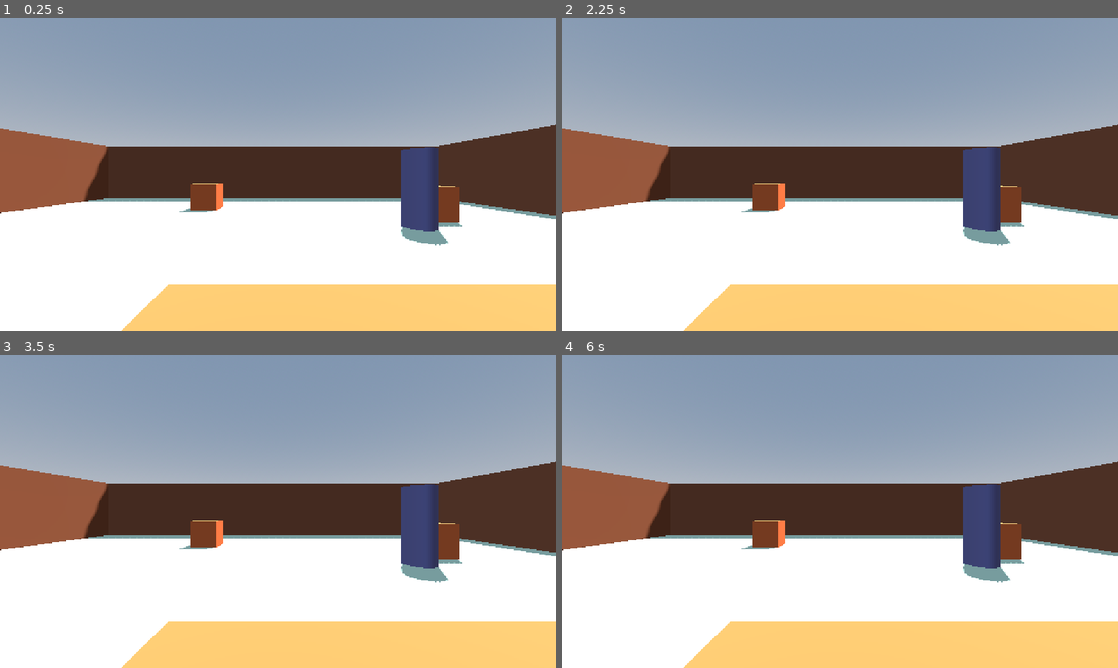
Above: before the commit, frames 1-4 (two rows, left to right).
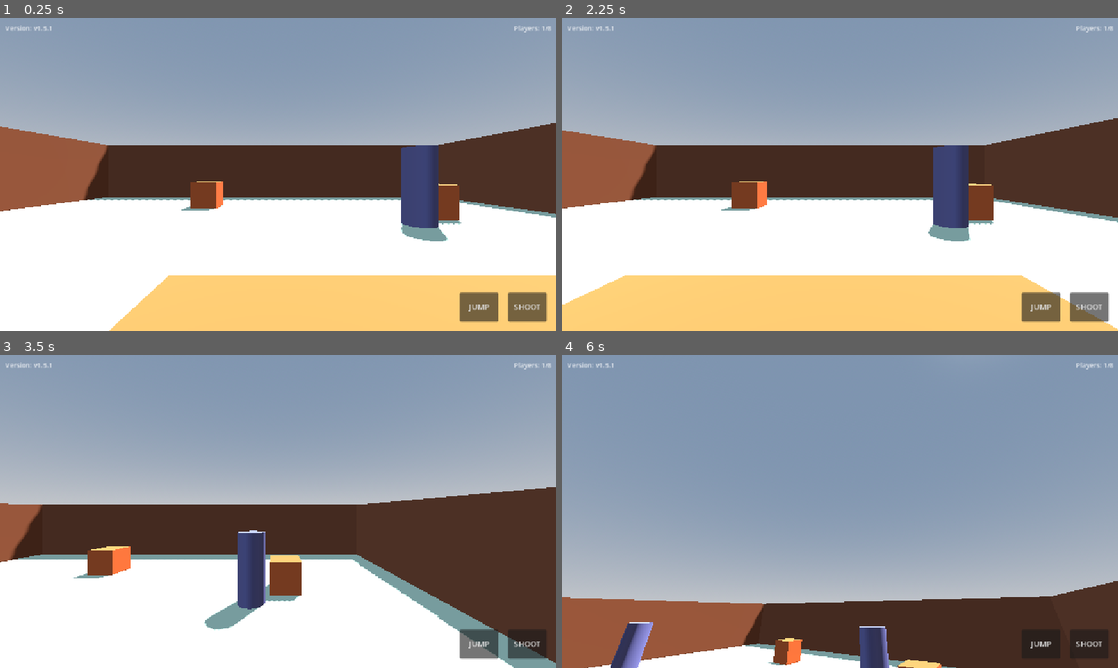
Above: after the commit, the same moments.

Repository: shikiuku/SimpleFPS
Game: Godot game, scene res://scenes/TestLevel.tscn
Two runs of this game, one before a commit and one after it. Both use one fixed random seed, a clock stepped at 60 frames per second and the inputs below. This scene is started directly instead of the project's main scene.
Inputs (mouse positions are in pixels of both pictures, inside the frame that each line leads up to):
- Up to frame 1 (0.25 s): no input
- Up to frame 2 (2.25 s): click (1090, 305) at 0.5 s, where only the run after the commit has a clickable "SHOOT"; click (1040, 305) at 1.25 s, where only the run after the commit has a clickable "JUMP"; tap Enter at 2 s; move the mouse to (962, 158) at 2.02 s; hold D (move_right) from 2.03 s (still down); hold Shift (run) from 2.03 s (still down)
- Up to frame 3 (3.5 s): tap Space (jump) at 2.27, 2.57 s; click (400, 495) at 2.3 s; release D (move_right) at 2.75 s; release Shift (run) at 2.75 s; drag from (166, 527) to (250, 574) at 2.77 s
- Up to frame 4 (6 s): move the mouse to (895, 442) at 3.52 s; hold D (move_right) 3.53-4.25 s; hold Shift (run) 3.53-4.25 s; tap Space (jump) at 3.6, 5.27, 5.3, 5.57 s; click (895, 442) at 3.67 s; drag from (812, 574) to (673, 464) at 4.27 s; move the mouse to (1006, 558) at 5.02 s; press the mouse at (1006, 558) at 5.03 s; hold A (move_left) 5.03-5.75 s; release the mouse at (1006, 558) at 5.75 s; drag from (673, 464) to (756, 433) at 5.77 s

The runs differ from the first frame. In frame 1, 5.4% of the frame differs, in the area x 0-100%, y 2-100%; in frame 2, 15%; in frame 3, 35%; in frame 4, 68%.
Error before the commit: Parse Error: Function "_on_mobile_move_input" has the same name as a previously declared function. (res://scripts/SimpleFPSController.gd:245)

Commit message:
プレイヤースポーン重複修正と表示上限を8人に変更: v1.5.1

Diff:
--- a/scenes/SimpleFPSPlayer.tscn
+++ b/scenes/SimpleFPSPlayer.tscn
@@ -15,12 +15,6 @@
 
 [node name="FPSPlayer" type="CharacterBody3D"]
 script = ExtResource("1_abc123")
-walk_speed = null
-run_speed = null
-jump_velocity = null
-mouse_sensitivity = null
-sync_position = null
-sync_rotation_y = null
 
 [node name="CollisionShape3D" type="CollisionShape3D" parent="."]
 shape = SubResource("CapsuleShape3D_1")
--- a/scripts/GameUI.gd
+++ b/scripts/GameUI.gd
@@ -4,7 +4,7 @@
 @onready var player_count_label = $PlayerCountLabel
 
 # ゲームのバージョン
-const VERSION = "v1.5.0"
+const VERSION = "v1.5.1"
 
 func _ready():
 	# バージョンを表示
@@ -32,7 +32,7 @@
 	if multiplayer.has_multiplayer_peer():
 		peer_count = multiplayer.get_peers().size() + 1  # +1 for self
 
-	player_count_label.text = "Players: " + str(peer_count) + "/4"
+	player_count_label.text = "Players: " + str(peer_count) + "/8"
 
 	# デバッグ情報
 	if multiplayer.has_multiplayer_peer():
--- a/scripts/SimpleFPSController.gd
+++ b/scripts/SimpleFPSController.gd
@@ -67,8 +67,17 @@
 
 	# Web版でも表示するように強制
 	var result = is_mobile_os or has_touchscreen or os_name == "Web"
-	print("SimpleFPSController mobile detection - OS: ", os_name, " Result: ", result)
+
+	# デバッグメッセージを1回だけ出力（静的変数で管理）
+	@warning_ignore("static_called_on_instance")
+	if not _mobile_detection_printed:
+		print("SimpleFPSController mobile detection - OS: ", os_name, " Result: ", result)
+		_mobile_detection_printed = true
+
 	return result
+
+# 静的変数でデバッグメッセージの出力を制御
+static var _mobile_detection_printed = false
 
 func setup_mobile_ui():
 	if not _is_mobile():
@@ -98,21 +107,25 @@
 
 func _on_mobile_move_input(direction: Vector2):
 	mobile_movement = direction
+	print("Mobile move input: ", direction)
 
 func _on_mobile_look_input(delta: Vector2):
-	# マウス操作と同じロジック
-	rotate_y(-delta.x)
-	camera.rotate_x(-delta.y)
-	camera.rotation.x = clamp(camera.rotation.x, deg_to_rad(-90), deg_to_rad(90))
+	if is_multiplayer_authority():
+		# マウス操作と同じロジック
+		rotate_y(-delta.x)
+		camera.rotate_x(-delta.y)
+		camera.rotation.x = clamp(camera.rotation.x, deg_to_rad(-90), deg_to_rad(90))
 
 func _on_mobile_shoot():
-	print("Mobile shoot signal received!")
-	shoot()
+	if is_multiplayer_authority():
+		print("Mobile shoot triggered!")
+		shoot()
 
 func _on_mobile_jump():
-	print("Mobile jump signal received!")
-	if is_on_floor():
-		velocity.y = jump_velocity
+	if is_multiplayer_authority():
+		print("Mobile jump triggered!")
+		if is_on_floor():
+			velocity.y = jump_velocity
 
 func _input(event):
 	# 自分のプレイヤーのみが入力を処理
@@ -150,16 +163,16 @@
 		if multiplayer.has_multiplayer_peer():
 			update_remote_position.rpc(sync_position, sync_rotation_y)
 
-		# デバッグ: 同期データを送信していることを確認
-		if Engine.get_process_frames() % 60 == 0:  # 1秒に1回
+		# デバッグ: 同期データを送信していることを確認（頻度を下げる）
+		if Engine.get_process_frames() % 300 == 0:  # 5秒に1回
 			print("送信中 - Player: ", name, " Pos: ", sync_position, " Rot: ", sync_rotation_y, " Authority: ", get_multiplayer_authority(), " IsMoving: ", velocity.length() > 0.1)
 	else:
 		# リモートプレイヤーは同期された値を適用
 		global_position = global_position.lerp(sync_position, 0.1)
 		rotation.y = lerp_angle(rotation.y, sync_rotation_y, 0.1)
 
-		# デバッグ: 同期データを受信していることを確認（すべてのリモートプレイヤー）
-		if Engine.get_process_frames() % 60 == 0:  # 1秒に1回
+		# デバッグ: 同期データを受信していることを確認（頻度を下げる）
+		if Engine.get_process_frames() % 300 == 0:  # 5秒に1回
 			print("受信中 - Player: ", name, " 受信Pos: ", sync_position, " 現在Pos: ", global_position)
 
 func handle_movement(delta):
@@ -240,25 +253,3 @@
 func spawn_bullet_remote(position: Vector3, direction: Vector3):
 	# 他のプレイヤーの弾丸を生成
 	_spawn_bullet(position, direction)
-
-# モバイル入力ハンドラー
-func _on_mobile_move_input(direction: Vector2):
-	mobile_movement = direction
-	print("Mobile move input: ", direction)
-
-func _on_mobile_look_input(delta: Vector2):
-	if is_multiplayer_authority():
-		camera_holder.rotate_y(delta.x)
-		camera.rotate_x(delta.y)
-		camera.rotation.x = clamp(camera.rotation.x, -PI/2, PI/2)
-
-func _on_mobile_shoot():
-	if is_multiplayer_authority():
-		print("Mobile shoot triggered!")
-		shoot()
-
-func _on_mobile_jump():
-	if is_multiplayer_authority():
-		print("Mobile jump triggered!")
-		if is_on_floor():
-			velocity.y = jump_velocity
--- a/scripts/TestLevel.gd
+++ b/scripts/TestLevel.gd
@@ -25,14 +25,8 @@
 	print("Is server: ", multiplayer.is_server())
 	print("My ID: ", multiplayer.get_unique_id())
 
-	# サーバー・クライアント両方で相手をスポーン
+	# 新しく接続したプレイヤーのみをスポーン
 	spawn_player(peer_id)
-
-	# もし自分がまだスポーンされていなければ自分もスポーン
-	var my_id = multiplayer.get_unique_id()
-	if not has_node(str(my_id)):
-		print("Spawning myself as well: ", my_id)
-		spawn_player(my_id)
 
 	var player_count = 0
 	for child in get_children():
@@ -83,13 +77,10 @@
 	# 自分のプレイヤーのみを生成
 	var my_id = multiplayer.get_unique_id()
 	print("TestLevel: spawn my player ID: ", my_id)
+	print("TestLevel: existing peers: ", multiplayer.get_peers())
+
+	# サーバーかクライアントかに関係なく、自分だけをスポーン
 	spawn_player(my_id)
-
-	# 既に接続済みの他のプレイヤーをスポーン（サーバー・クライアント共通）
-	for peer_id in multiplayer.get_peers():
-		if peer_id != my_id:  # 自分以外
-			print("TestLevel: spawn existing peer player ID: ", peer_id)
-			spawn_player(peer_id)
 
 	# 注意: 他のプレイヤーは_on_player_connected()で自動的にスポーンされる
 
Not shown, changed: build/Simple FPS.pck
Not shown, changed: web-build/index.html
Not shown, changed: web-build/index.pck
